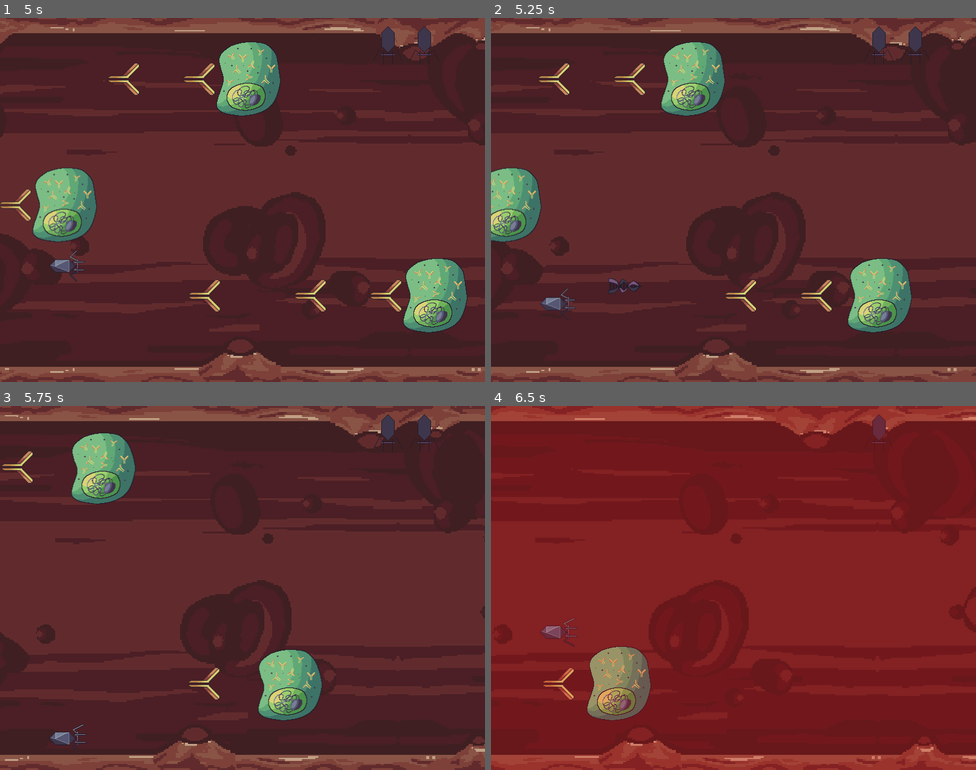
Above: before the commit, frames 1-4 (two rows, left to right).
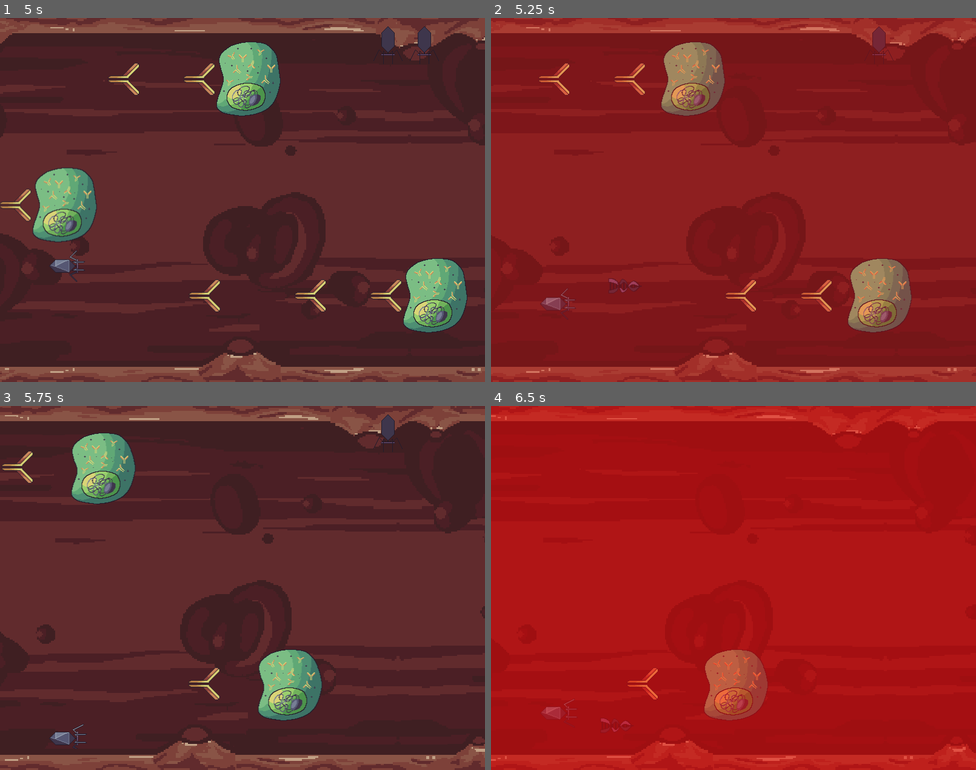
Above: after the commit, the same moments.

Repository: Jasonnmss/Game-Jam-2026
Game: Godot game, scene res://main.tscn
The game is run twice, just before and just after one commit, with the same random seed, the same clock (stepped at 60 frames per second) and the same inputs.
Inputs:
- Up to frame 1 (5 s): hold W (Move Up) 0.53-1.28 s; tap Space (shoot) every 0.75 s from 0.6 to 4.35 s; hold S (Move Down) 1.28-2.03 s; hold W (Move Up) 2.03-3.53 s; hold S (Move Down) from 3.53 s (still down)
- Up to frame 2 (5.25 s): keep holding S (Move Down); tap Space (shoot) at 5.1 s
- Up to frame 3 (5.75 s): keep holding S (Move Down)
- Up to frame 4 (6.5 s): release S (Move Down) at 5.78 s; hold W (Move Up) from 5.78 s (still down); tap Space (shoot) at 5.85 s

Frame 1 is identical in both runs. In frame 2, 100% of the frame differs, in the area x 0-100%, y 0-100%; in frame 3, 0.2%; in frame 4, 100%.

Commit message:
Fixed invis wall

Diff:
--- a/game-jam-2026/invis_wall.gd
+++ b/game-jam-2026/invis_wall.gd
@@ -1,5 +1,6 @@
 extends Area2D
 
-
 func _on_body_entered(body):
-	print("game over")
+		var player = get_tree().get_first_node_in_group("player")
+		player.damage_player()
+		body.die()
--- a/game-jam-2026/player.tscn
+++ b/game-jam-2026/player.tscn
@@ -165,7 +165,7 @@
 
 [node name="Player" type="Node2D" unique_id=1716914451]
 
-[node name="CharacterBody2D" type="CharacterBody2D" parent="." unique_id=1606262035]
+[node name="CharacterBody2D" type="CharacterBody2D" parent="." unique_id=1606262035 groups=["player"]]
 collision_layer = 2
 collision_mask = 2
 script = ExtResource("1_onrkg")
--- a/game-jam-2026/project.godot
+++ b/game-jam-2026/project.godot
@@ -28,6 +28,7 @@
 [global_group]
 
 bullet=""
+player=""
 
 [input]
 
Not shown, added: game-jam-2026/main.tscn1654356470.tmp
